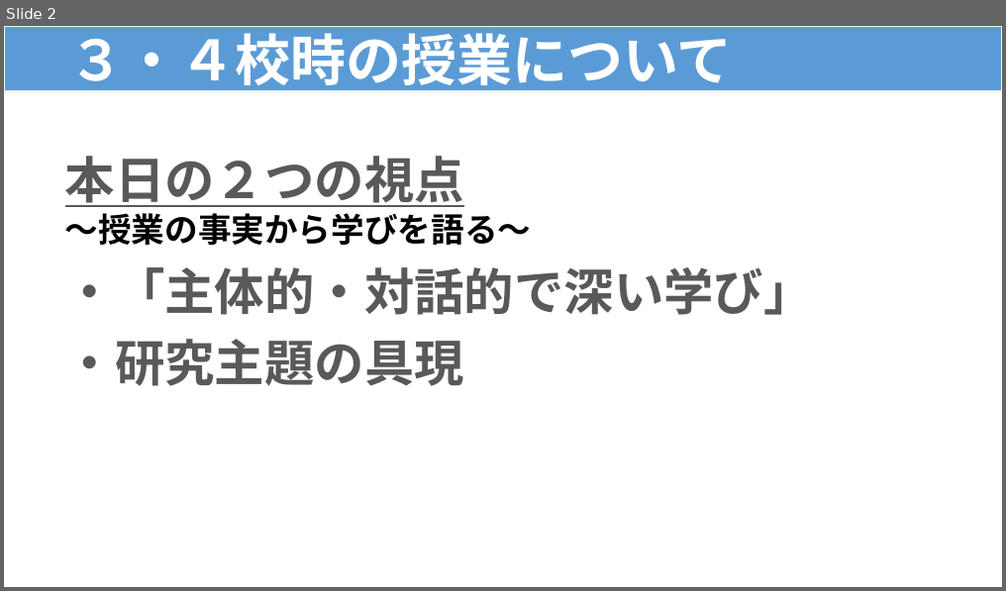
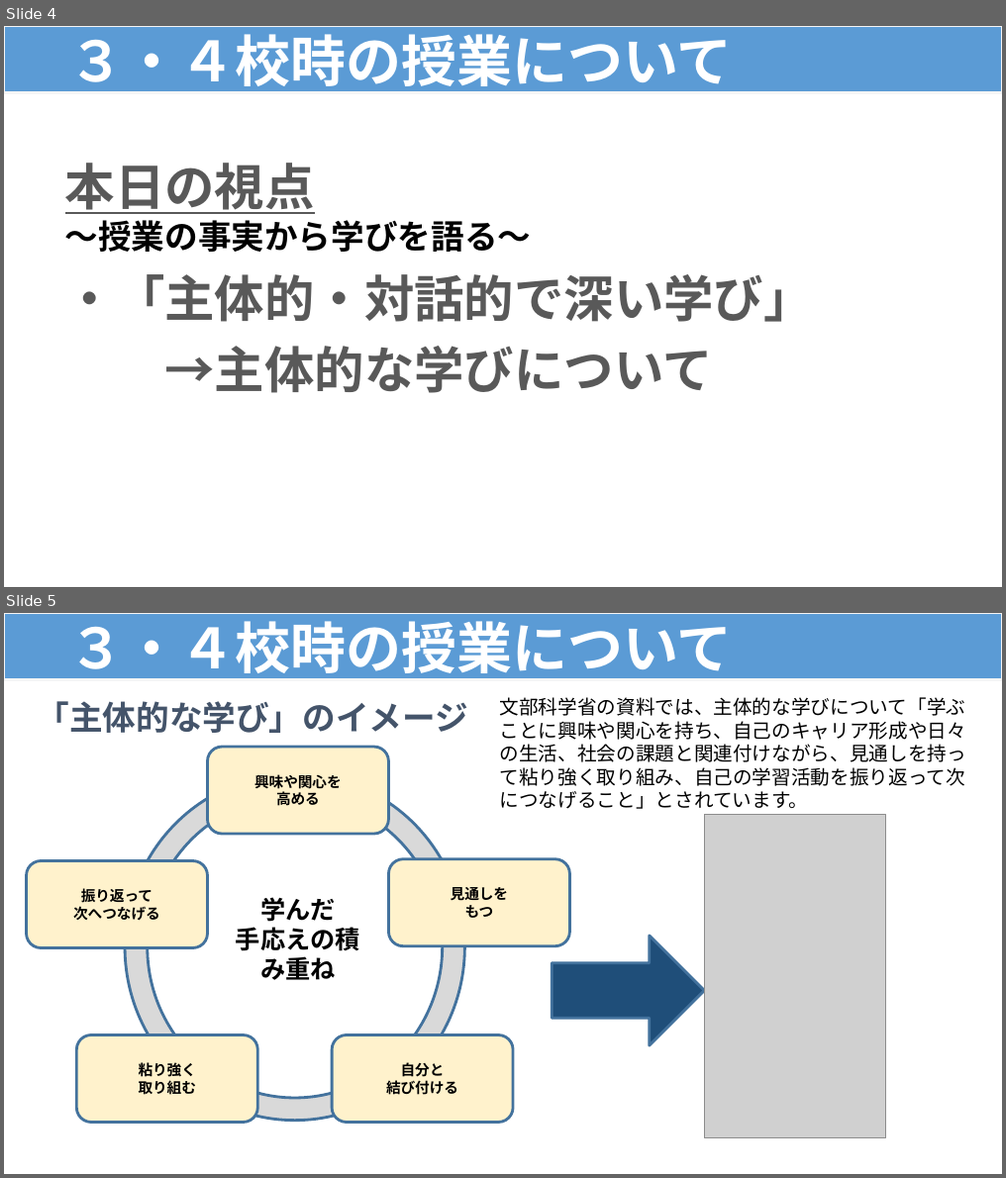
Before and after one commit to contynet730-star/con30, a slide deck: output/★指導課訪問★３・４校時指導助言資料（例）.pptx. Shown one above the other, each under a label of ours: slide 2 before the commit, slides 4 and 5 after it. The pictures are 1006x591 and 1006x1178 pixels, drawn with LibreOffice and Linux fonts; fonts in the diff are those of the drawing; grey boxes stand for pictures. Boxes give left, top, right and bottom in pixels: in the first picture for what was removed or moved away, otherwise in the second. Text is boxed around its words. In the diff, an @@ line names an element or a change of style, - is before the commit and + after.

```diff
--- a/output/★指導課訪問★３・４校時指導助言資料（例）.pptx
+++ b/output/★指導課訪問★３・４校時指導助言資料（例）.pptx
@@ slide 5 added at [4, 613, 1002, 1174], background #FFFFFF @@
@@ rectangle added at [4, 613, 1002, 680], fill #5B9BD5, outline #F5F5F5 2 pt, 40 pt, text #FFFFFF, bold @@
+３・４校時の授業について
@@ text added at [37, 701, 468, 733], 24 pt, text #44546A, bold @@
+「主体的な学び」のイメージ
@@ text added at [500, 697, 966, 809], 14 pt, text #000000 @@
+文部科学省の資料では、主体的な学びについて「学ぶことに興味や関心を持ち、自己のキャリア形成や日々の生活、社会の課題と関連付けながら、見通しを持って粘り強く取り組み、自己の学習活動を振り返って次につなげること」とされています。
@@ rounded rectangle added at [208, 747, 389, 834], fill #FFF2CC, outline #43739E 2 pt, 10.5 pt, text #000000, bold @@
+興味や関心を
+高める
@@ donut added at [125, 773, 465, 1120], fill #D9D9D9, outline #43739E 2 pt @@
@@ picture added at [705, 815, 886, 1138] @@
@@ rounded rectangle added at [26, 861, 208, 949], fill #FFF2CC, outline #43739E 2 pt, 10.5 pt, text #000000, bold @@
+振り返って
+次へつなげる
@@ rounded rectangle added at [388, 860, 570, 947], fill #FFF2CC, outline #43739E 2 pt, 10.5 pt, text #000000, bold @@
+見通しを
+もつ
@@ text added at [236, 897, 360, 980], 18 pt, text #000000, bold @@
+学んだ
+手応えの積み重ね
@@ right arrow added at [551, 936, 705, 1045], fill #1F4E79, outline #43739E 2 pt @@
@@ rounded rectangle added at [77, 1035, 258, 1122], fill #FFF2CC, outline #43739E 2 pt, 10.5 pt, text #000000, bold @@
+粘り強く
+取り組む
@@ rounded rectangle added at [333, 1035, 514, 1122], fill #FFF2CC, outline #43739E 2 pt, 10.5 pt, text #000000, bold @@
+自分と
+結び付ける
@@ what was slide 2 is now slide 4 @@
@@ slide 4 changed as well @@
@@ text "本日の視点": place and size @@
-text "本日の視点" at [65, 156, 814, 386]
+text "本日の視点" at [65, 163, 814, 393]
@@ text at [65, 163, 315, 214]: text changed @@
-本日の２つの視点
+本日の視点
@@ text at [165, 346, 713, 393]: text changed @@
-・研究主題の具現
+→主体的な学びについて
```
Also in this commit, not shown: 7 other slides changed, 6 other slides added.
